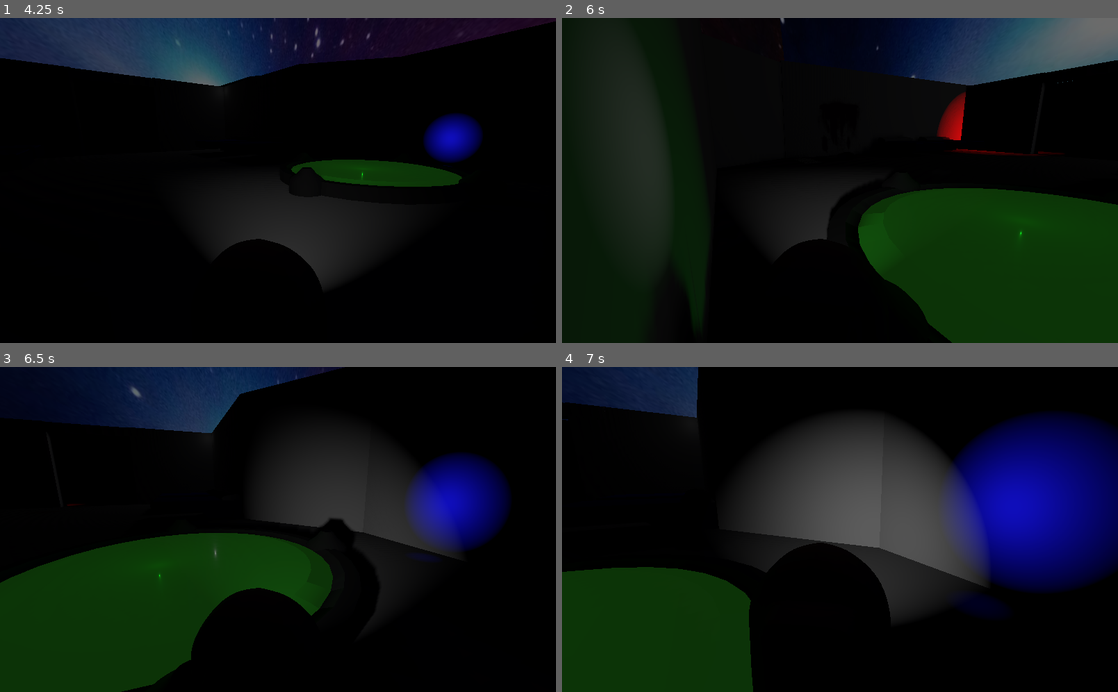
Above: before the commit, frames 1-4 (two rows, left to right).
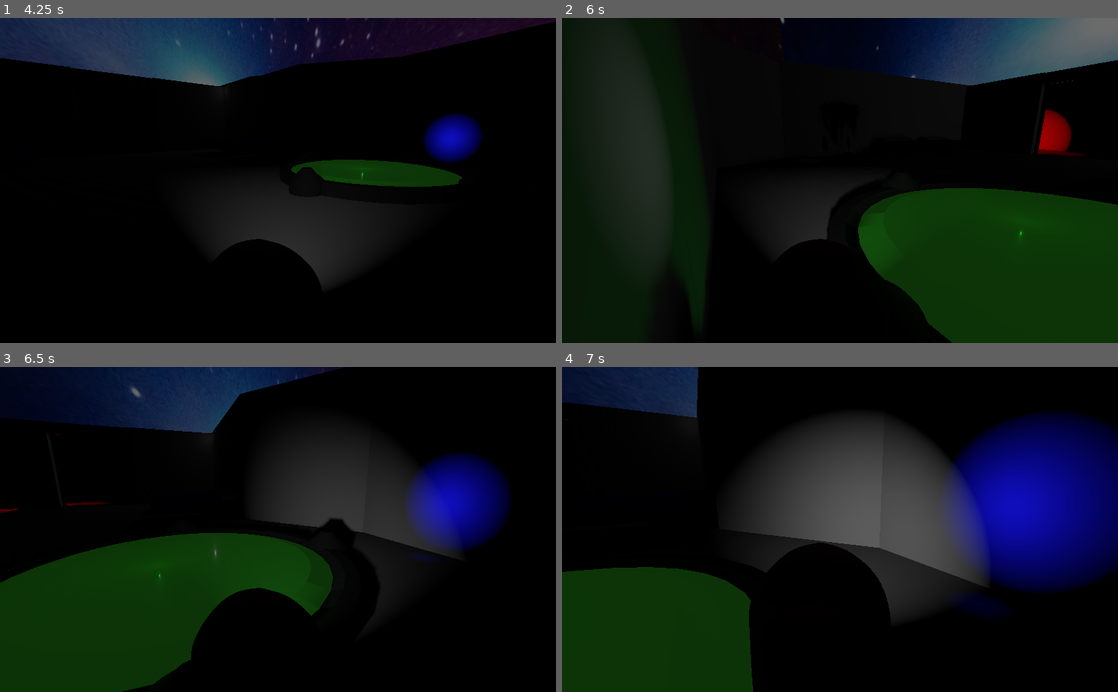
Above: after the commit, the same moments.

Repository: richeyb/LudumDare47
Game: Godot game, scene res://Objects/DemoScene.tscn
The game is run twice, just before and just after one commit, with the same random seed, the same clock (stepped at 60 frames per second) and the same inputs.
Inputs:
- Up to frame 1 (4.25 s): tap Enter at 0.5 s; hold D (right) 0.53-1.28 s; hold C (crouch) 0.53-1.28 s; hold S (backward) 1.28-2.03 s; tap C (crouch) at 1.35, 2.85 s; hold D (right) 2.03-2.78 s; hold C (crouch) 2.03-2.78 s; hold W (forward) 2.78-3.53 s; hold A (left) from 3.53 s (still down); hold C (crouch) from 3.53 s (still down)
- Up to frame 2 (6 s): release C (crouch) at 4.28 s; tap C (crouch) at 4.35, 5.85 s; release A (left) at 5.03 s; hold S (backward) 5.03-5.78 s; hold C (crouch) 5.03-5.78 s; hold D (right) from 5.78 s (still down)
- Up to frame 3 (6.5 s): keep holding D (right)
- Up to frame 4 (7 s): release D (right) at 6.53 s; hold W (forward) from 6.53 s (still down); hold C (crouch) from 6.53 s (still down)

Frame 1 is identical in both runs. In frame 2, 1.3% of the frame differs, in the area x 67-94%, y 19-43%; in frame 3, less than 0.1%; in frame 4, nothing differs.

Commit message:
Better seeking behavior

Diff:
--- a/Scripts/Impostor.gd
+++ b/Scripts/Impostor.gd
@@ -38,7 +38,8 @@
 
 enum States {
 	Wandering,
-	Hunting
+	Hunting,
+	Looking
 }
 
 export var hunting_speed_factor : float = 2
@@ -53,28 +54,44 @@
 onready var raycast : RayCast = get_node("RayCast") as RayCast
 
 func _physics_process(delta):
-#	if player:
-#		var distance = (player.translation.distance_to(translation))
-#		if distance < hunter_killer_distance:
-#			current_state = States.Hunting
-#
 	if current_state == States.Wandering:
-		rotation.y = lerp_angle(rotation.y, rotate, delta)
-		var direction = Vector3(0, 0, 1).rotated(Vector3(0, 1, 0), rotation.y)
-		var velocity = direction * move_speed * delta
-		move_and_slide_with_snap(velocity, Vector3(0, 1, 0))
+		wander(delta)
 	elif current_state == States.Hunting:
-		# var velocity = (translation - player.translation).normalized() * move_speed * delta
-		var velocity = (player.translation - translation).normalized() * move_speed * delta * hunting_speed_factor
-		look_at(player.translation, Vector3(0, 1, 0))
-		rotate_object_local(Vector3(0, 1, 0), 3.14)
-		move_and_slide_with_snap(velocity, Vector3(0, 1, 0))
+		hunt(delta)
+	elif current_state == States.Looking:
+		if raycast.is_colliding():
+			var see_object = raycast.get_collider()
+			if node_in_group(see_object, "walls"):
+				var distance = translation.distance_to(see_object.translation)
+				if distance > 3:
+					current_state = States.Wandering
+					timer.start(5)
+				else:
+					# keep rotating
+					rotation.y = lerp_angle(rotation.y, 360, delta)
 
-		var distance = (player.translation.distance_to(translation))
+func node_in_group(node : Node, group : String) -> bool:
+	var groups = node.get_groups()
+	return (groups.find(group) != -1)
 
-		if !i_can_see_player() && distance > hunter_killer_distance:
-			current_state = States.Wandering
-			_on_Timer_timeout()
+func wander(delta : float) -> void:
+	rotation.y = lerp_angle(rotation.y, rotate, delta)
+	var direction = Vector3(0, 0, 1).rotated(Vector3(0, 1, 0), rotation.y)
+	var velocity = direction * move_speed * delta
+	move_and_slide_with_snap(velocity, Vector3(0, 1, 0))
+
+func hunt(delta : float) -> void:
+	# var velocity = (translation - player.translation).normalized() * move_speed * delta
+	var velocity = (player.translation - translation).normalized() * move_speed * delta * hunting_speed_factor
+	look_at(player.translation, Vector3(0, 1, 0))
+	rotate_object_local(Vector3(0, 1, 0), 3.14)
+	move_and_slide_with_snap(velocity, Vector3(0, 1, 0))
+
+	var distance = (player.translation.distance_to(translation))
+
+	if !i_can_see_player() && distance > hunter_killer_distance:
+		current_state = States.Wandering
+		_on_Timer_timeout()
 
 func i_can_see_player() -> bool:
 	if raycast.is_colliding():
@@ -100,9 +117,11 @@
 		if i_can_see_player():
 			current_state = States.Hunting
 
-func _on_GameOverArea_body_entered(body):
+func _on_GameOverArea_body_entered(body : Node):
 	if body.get_name() == "Player":
 		print("Game Over - You were caught")
 		emit_signal("game_over")
 	else:
-		print("Collided with:", body.get_name())
+
+			print("I hit a wall")
+			current_state = States.Looking
Binary file added: demo-10-04-2020-17-15/LudumDare47.png
Not shown, added: demo-10-04-2020-17-15/LudumDare47.png.import
Binary file added: demo-10-04-2020-17-15/favicon.png
Not shown, added: demo-10-04-2020-17-15/favicon.png.import
Not shown, added: demo-10-04-2020-17-15.zip
Not shown, added: demo-10-04-2020-17-15/LudumDare47.html
Not shown, added: demo-10-04-2020-17-15/LudumDare47.js
Not shown, added: demo-10-04-2020-17-15/LudumDare47.pck
Not shown, added: demo-10-04-2020-17-15/LudumDare47.wasm
